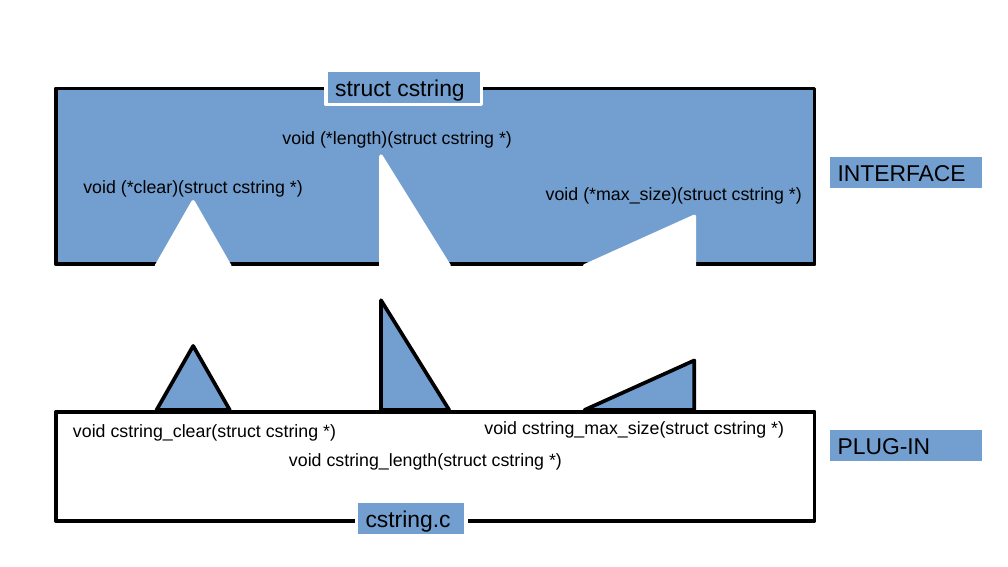
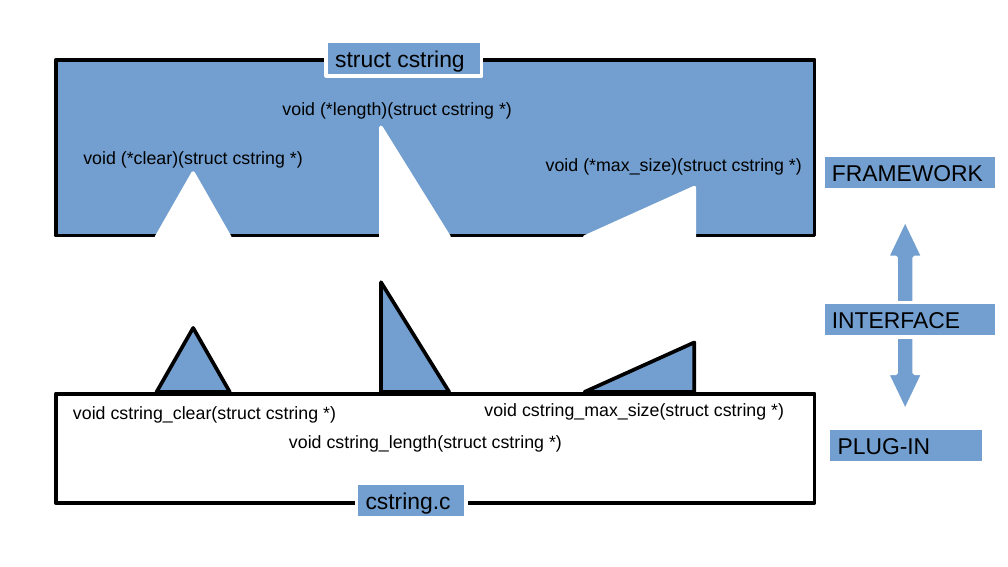
Before and after one commit to gurugio/book_cprogramming, a slide deck: slide 1 of pictures.odp. Drawn at 1008x567 pixels with LibreOffice and Linux fonts; fonts in the diff are those of the drawing. Boxes give left, top, right and bottom in pixels: in the first picture for what was removed or moved away, otherwise in the second. Text is boxed around its words. In the diff, an @@ line names an element or a change of style, - is before the commit and + after.

Commit message:
add framework <-interface-> plugin

```diff
--- a/pictures.odp
+++ b/pictures.odp
@@ rectangle added at [823, 155, 997, 189], fill #729FCF, outline #FFFFFF 2.89 pt, 18 pt, text #000000 @@
+FRAMEWORK
@@ 3 texts, 2 rectangles, 2 right triangles, 1 triangle: place and size @@
-3 texts, 2 rectangles, 2 right triangles, 1 triangle at [56, 70, 815, 266]
+3 texts, 2 rectangles, 2 right triangles, 1 triangle at [56, 41, 815, 237]
@@ up down arrow added at [887, 220, 924, 412], fill #729FCF, outline #FFFFFF 2.89 pt @@
@@ right triangle: place and size @@
-right triangle at [381, 300, 450, 410]
+right triangle at [381, 283, 450, 392]
@@ 3 texts, 2 rectangles, 1 triangle: place and size @@
-3 texts, 2 rectangles, 1 triangle at [56, 346, 815, 536]
+3 texts, 2 rectangles, 1 triangle at [56, 328, 815, 518]
@@ rectangle "INTERFACE": place and size @@
-rectangle "INTERFACE" at [829, 155, 984, 189]
+rectangle "INTERFACE" at [823, 303, 997, 338]
@@ right triangle: place and size @@
-right triangle at [584, 360, 694, 410]
+right triangle at [584, 343, 694, 392]
```
Also in this commit, not shown: 1 other slide changed, 2 other files.
